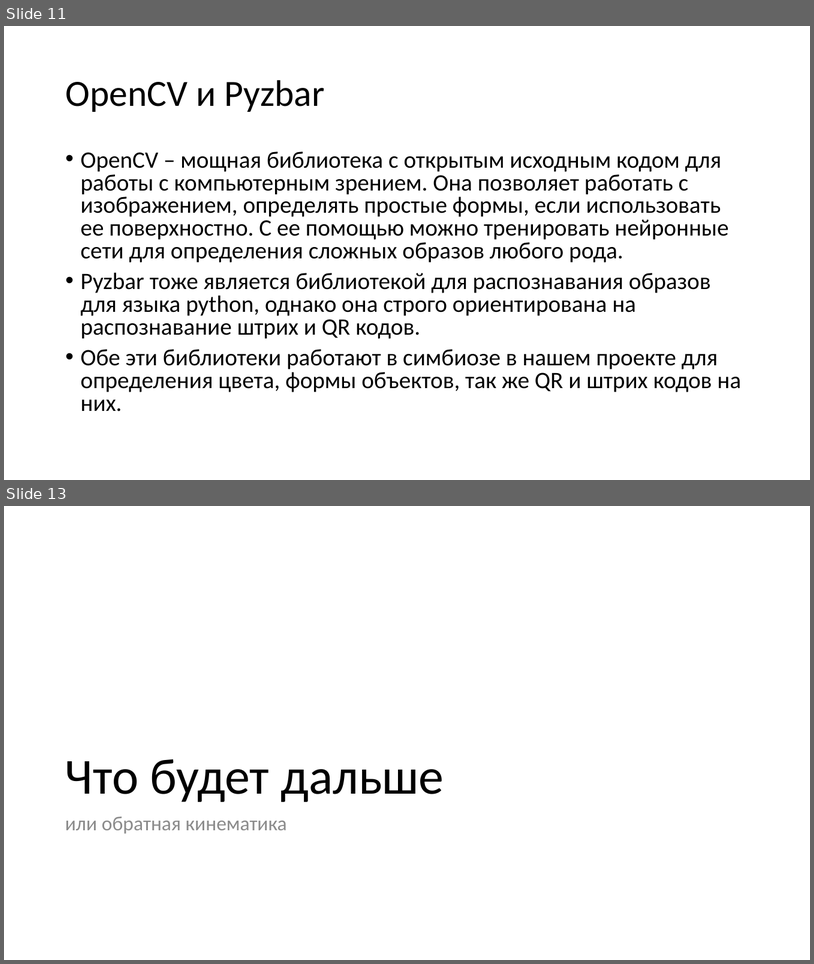
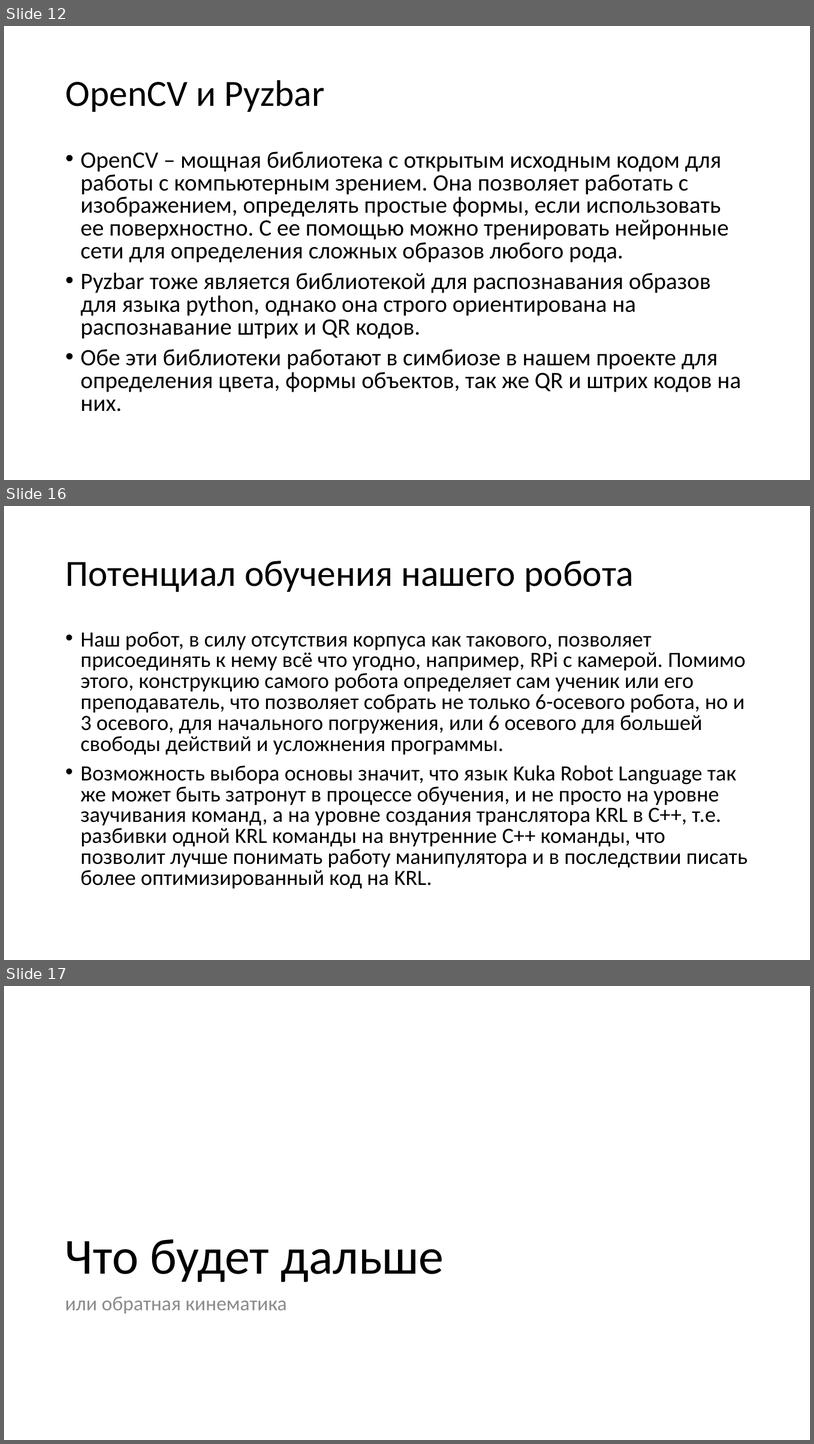
Before and after one commit to alextrof94/PIO_Arduino, a slide deck: KukaRuka0.2/Other/kazanforumdoc_text.pptx. Shown one above the other, each under a label of ours: slides 11 and 13 before the commit, slides 12, 16 and 17 after it; the slides between them are not shown. The pictures are 814x964 and 814x1444 pixels, drawn with LibreOffice and Linux fonts; fonts in the diff are those of the drawing. Boxes give left, top, right and bottom in pixels: in the first picture for what was removed or moved away, otherwise in the second. Text is boxed around its words. In the diff, an @@ line names an element or a change of style, - is before the commit and + after.

```diff
--- a/KukaRuka0.2/Other/kazanforumdoc_text.pptx
+++ b/KukaRuka0.2/Other/kazanforumdoc_text.pptx
@@ slide 16 added at [4,506,810,960], background #FFFFFF @@
@@ title added at [65,561,634,592], 44 pt, text #000000 @@
+Потенциал обучения нашего робота
@@ text added at [81,631,748,888], 25.9 pt, text #000000 @@
+• Наш робот, в силу отсутствия корпуса как такового, позволяет присоединять к нему всё что угодно, например, RPi с камерой. Помимо этого, конструкцию самого робота определяет сам ученик или его преподаватель, что позволяет собрать не только 6-осевого робота, но и 3 осевого, для начального погружения, или 6 осевого для большей свободы действий и усложнения программы.
+• Возможность выбора основы значит, что язык Kuka Robot Language так же может быть затронут в процессе обучения, и не просто на уровне заучивания команд, а на уровне создания транслятора KRL в C++, т.е. разбивки одной KRL команды на внутренние C++ команды, что позволит лучше понимать работу манипулятора и в последствии писать более оптимизированный код на KRL.
@@ what was slide 11 is now slide 12 @@
@@ what was slide 13 is now slide 17 @@
```
Also in this commit, not shown: 1 slide changed, 4 other slides added, 20 other files.
